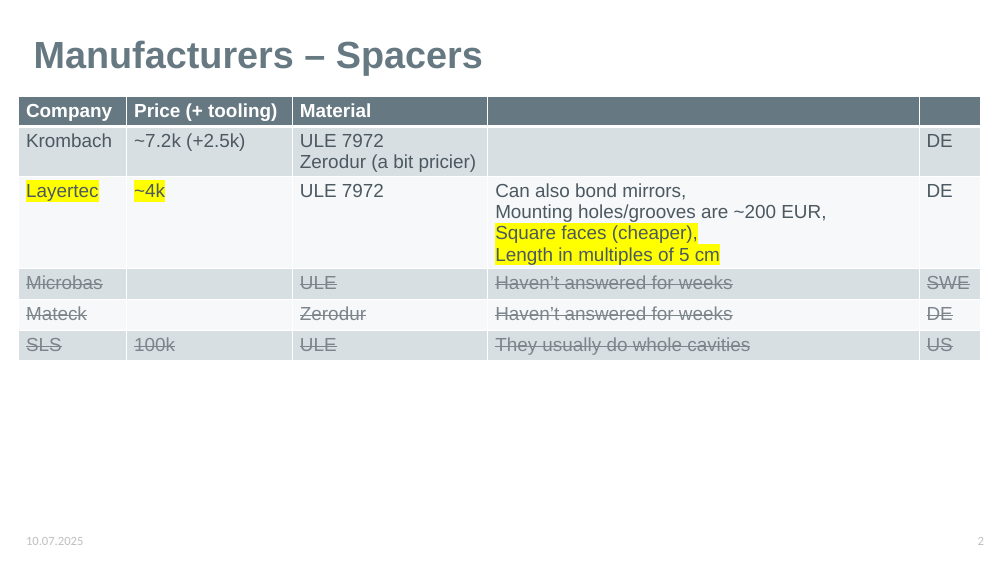
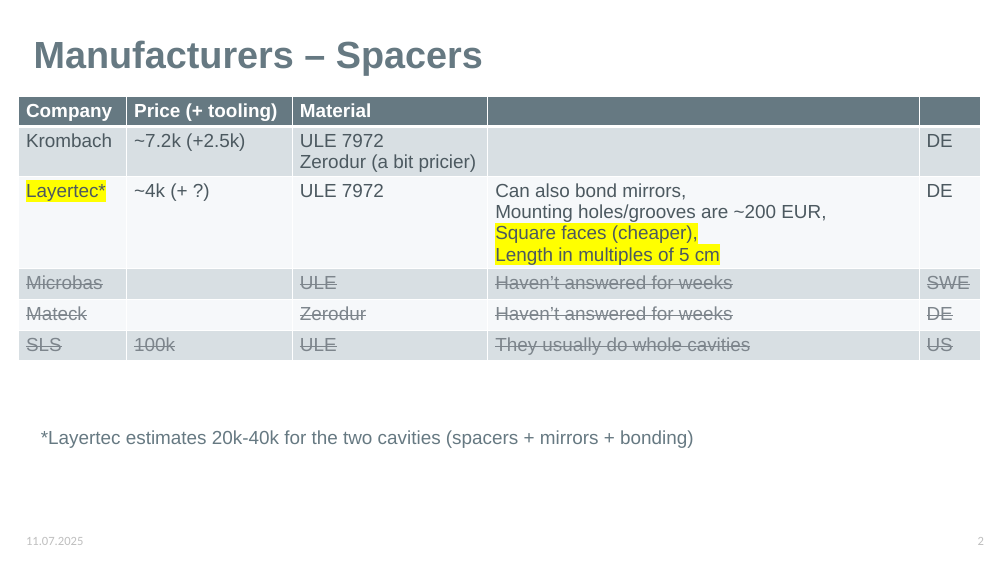
Before and after one commit to karinkruuse/Esitlused, a slide deck: slide 2 of manufacturers.pptx. Drawn at 1008x567 pixels with LibreOffice and Linux fonts; fonts in the diff are those of the drawing. Boxes give left, top, right and bottom in pixels: in the first picture for what was removed or moved away, otherwise in the second. Text is boxed around its words. In the diff, an @@ line names an element or a change of style, - is before the commit and + after.

Commit message:
update

```diff
--- a/manufacturers.pptx
+++ b/manufacturers.pptx
@@ table at (18,96,981,370) @@
-row 3, column 1: Layertec
+row 3, column 1: Layertec*
-row 3, column 2: ~4k
+row 3, column 2: ~4k (+ ?)
@@ text added at (41,430,694,448), 18 pt, text #667982 @@
+*Layertec estimates 20k-40k for the two cavities (spacers + mirrors + bonding)
@@ text at (26,537,83,545): text changed @@
-10.07.2025
+11.07.2025
```
Also in this commit, not shown: 1 other slide changed.
